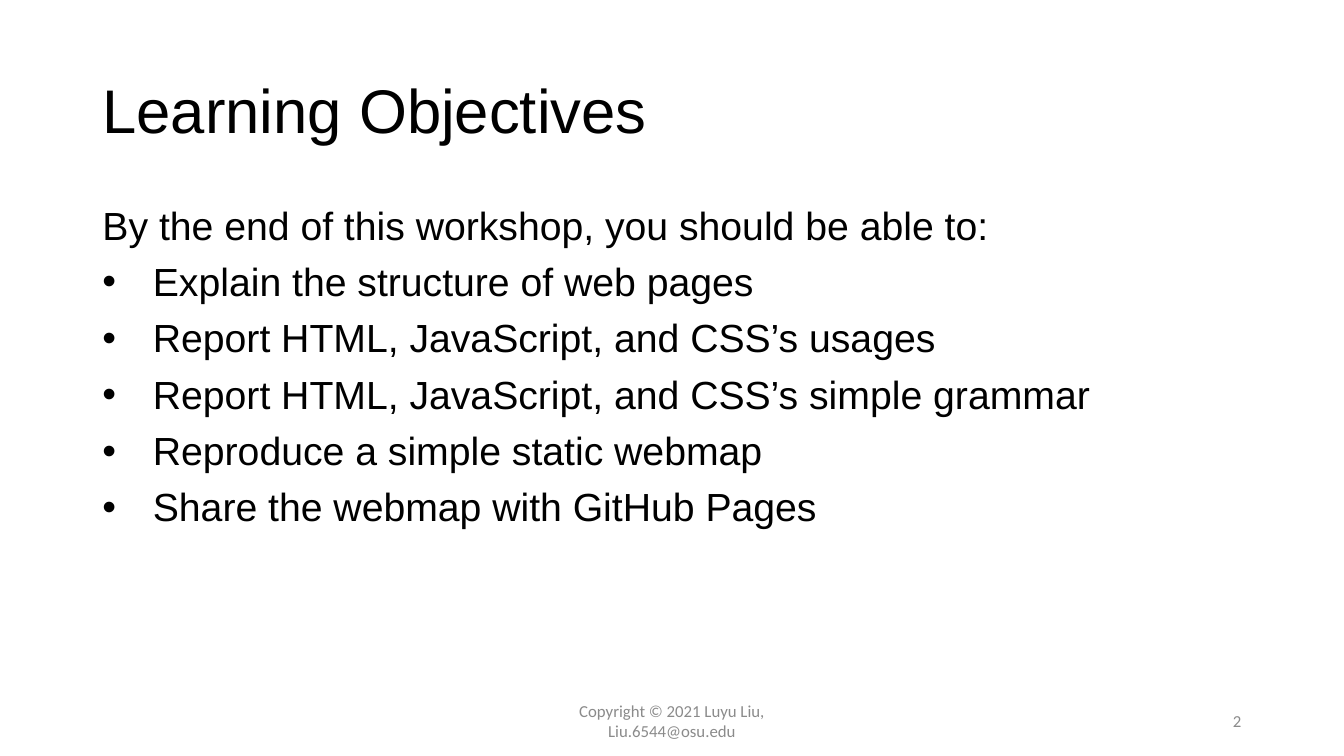
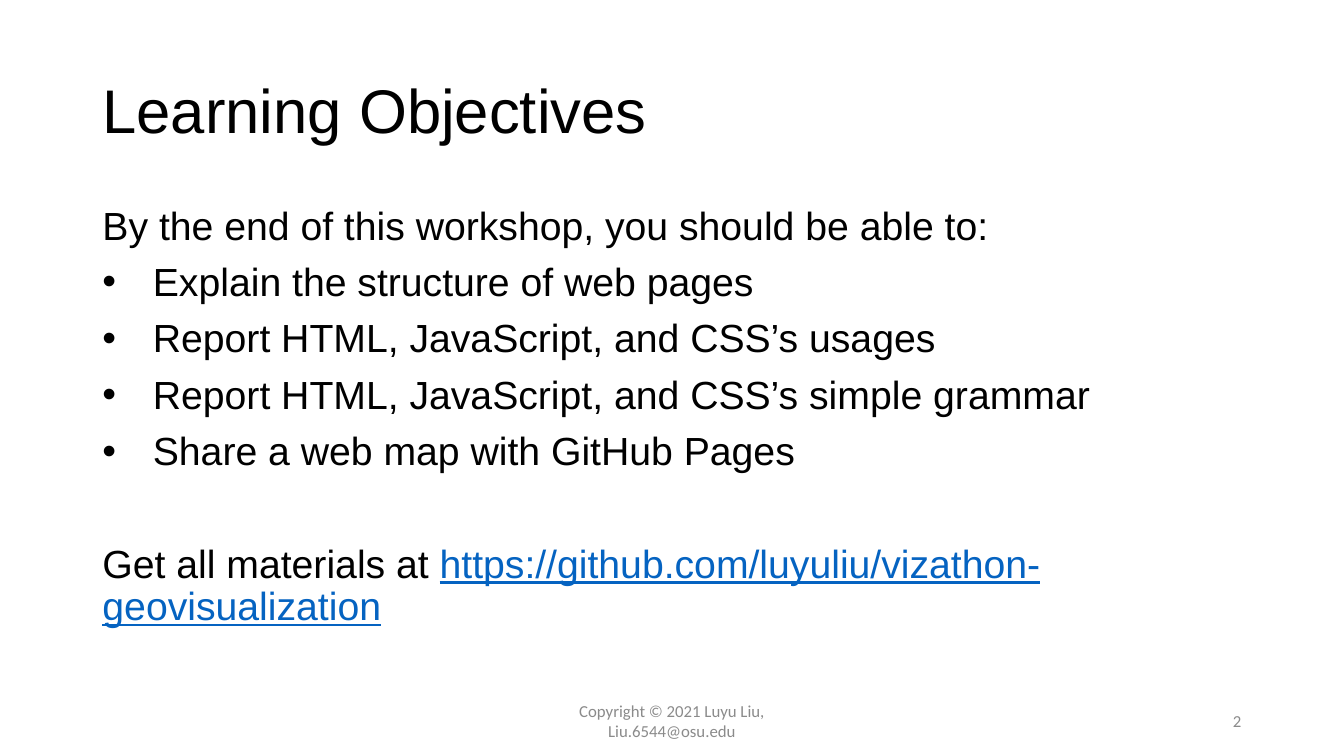
Before and after one commit to luyuliu/vizathon-geovisualization, a slide deck: slide 2 of doc/presentation_vizathon.pptx. Drawn at 1344x756 pixels with LibreOffice and Linux fonts; fonts in the diff are those of the drawing; background and template pictures are left out. Boxes give left, top, right and bottom in pixels: in the first picture for what was removed or moved away, otherwise in the second. Text is boxed around its words. In the diff, an @@ line names an element or a change of style, - is before the commit and + after.

```diff
--- a/doc/presentation_vizathon.pptx
+++ b/doc/presentation_vizathon.pptx
@@ text at box(102, 436, 1041, 628): text changed; text colour #000000 to #0563C1 @@
-• Reproduce a simple static webmap
-• Share the webmap with GitHub Pages
+• Share a web map with GitHub Pages
+Get all materials at https://github.com/luyuliu/vizathon-geovisualization
```
Also in this commit, not shown: 4 other slides changed, 1 slide added, 1 other file.
